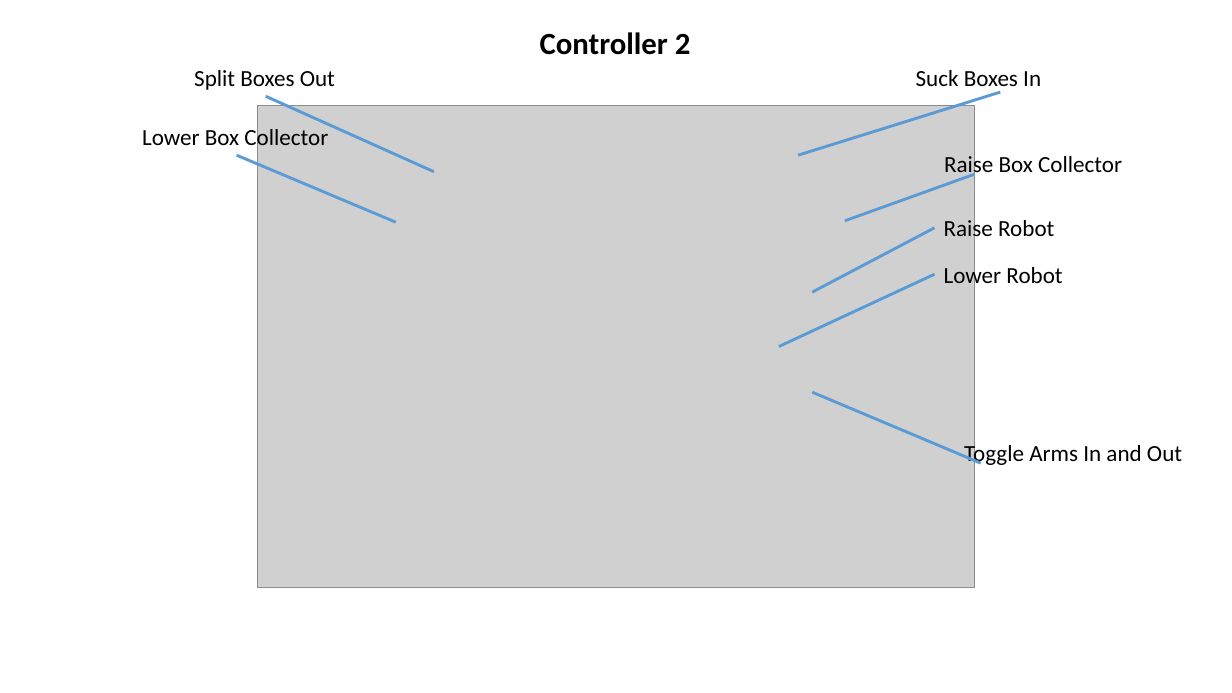
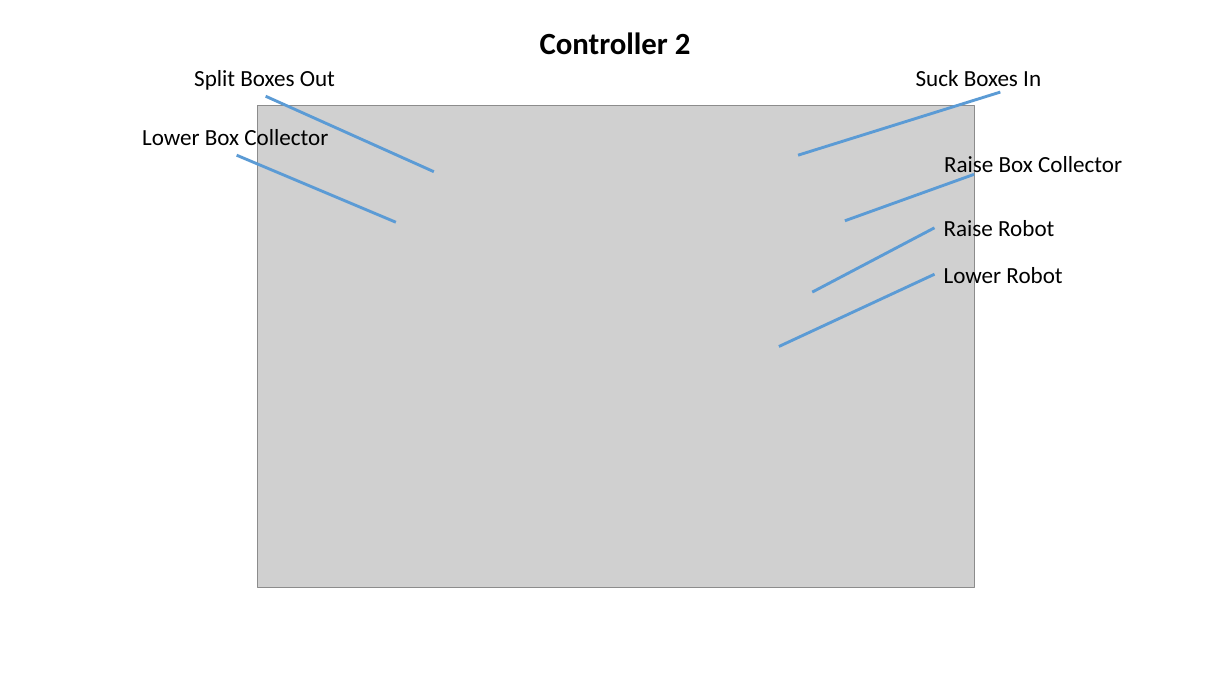
Before and after one commit to wre136/2018FRCRobot, a slide deck: slide 2 of 2018FRCRobot/2018 XBox Controller.pptx. Drawn at 1232x693 pixels with LibreOffice and Linux fonts; fonts in the diff are those of the drawing; grey boxes stand for pictures. Boxes give left, top, right and bottom in pixels: in the first picture for what was removed or moved away, otherwise in the second. Text is boxed around its words. In the diff, an @@ line names an element or a change of style, - is before the commit and + after.

Commit message:
Removed Retract arms button from XBox Controller layout

```diff
--- a/2018FRCRobot/2018 XBox Controller.pptx
+++ b/2018FRCRobot/2018 XBox Controller.pptx
@@ line removed from (981, 463) to (812, 392) @@
@@ text removed at (x1=964, y1=442, x2=1182, y2=468) @@
-Toggle Arms In and Out
```
Also in this commit, not shown: 1 other slide changed.
